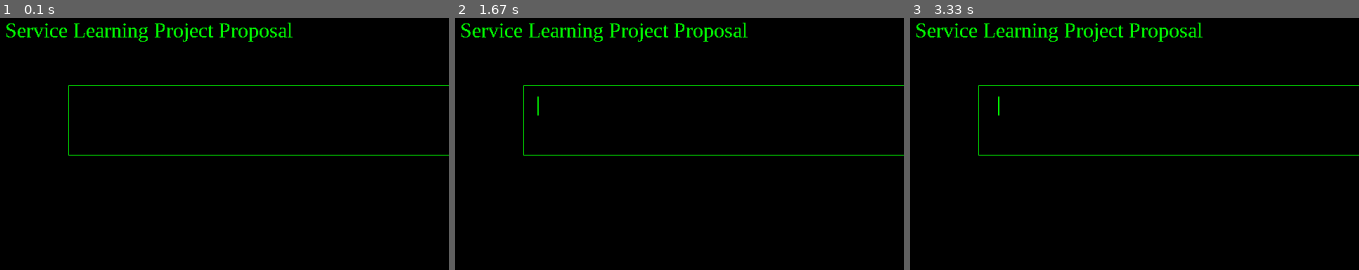
Above: before the commit, frames 1-3 (left to right).
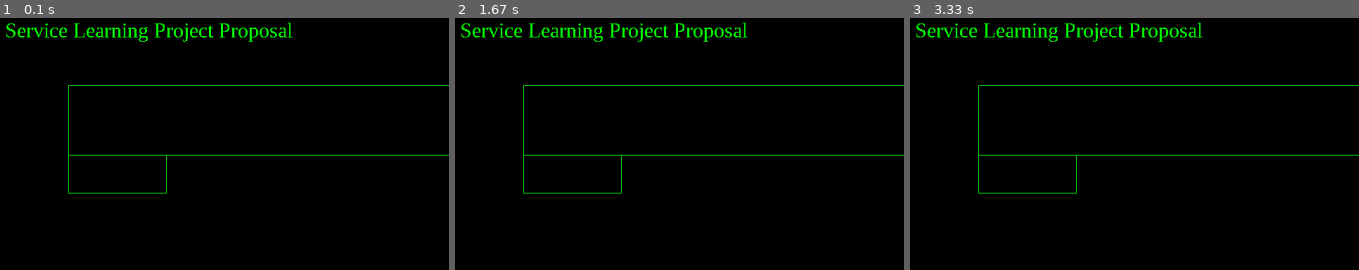
Above: after the commit, the same moments.

Repository: CSA-JDM/In-Memoriam-V2.0
Game: pygame game, started from Service Learning Project Proposal.py
Two runs of this game, one before a commit and one after it. Both use one fixed random seed, a clock stepped at 60 frames per second and the inputs below.
Inputs (mouse positions are % of the whole screen's width and height, from its top left):
- Up to frame 1 (0.1 s): no input
- Up to frame 2 (1.67 s): tap Space at 0.33 s; press the mouse at (24, 81) at 0.7 s; move the mouse to (20, 77) at 0.8 s; release the mouse at (16, 74) at 0.93 s
- Up to frame 3 (3.33 s): tap Space at 3.27 s
The pictures show only the part of the screen within x 0-50%, y 0-50%; the shares and areas given below are measured in that part.

The runs differ from the first frame. In frame 1, 0.2% of the frame differs, in the area x 15-38%, y 54-70%; in frame 2, 0.3%, in the area x 15-38%, y 30-70%; in frame 3, 0.3%.

Commit message:
Selector System
Made a fully functional selecting system that recognizes both tab and clicks.

Diff:
--- a/Service Learning Project Proposal.py
+++ b/Service Learning Project Proposal.py
@@ -32,8 +32,8 @@
         channel_1 = pygame.mixer.Channel(0)
         channel_2 = pygame.mixer.Channel(1)
         channels = [channel_1, channel_2]
-        channel_sound = {channel_1: "",
-                         channel_2: ""}
+        channel_sound = {channel_1: None,
+                         channel_2: None}
         joyner_lucas___im_sorry = pygame.mixer.Sound("music\Joyner_Lucas_-_I'm_Sorry.wav")
         the_fray_x_ddlc___how_to_save_sayoris_life = pygame.mixer.Sound(
             "music\The_Fray_X_DDLC_-_How_to_Save_Sayori's_Life.wav")
@@ -50,14 +50,25 @@
         s_times_clicked = "000000000000000"
         typed_rect = pygame.Rect([100, 100], [1000, 100])
         typed_pos = typed_rect[0] + 10, typed_rect[1] + 10
-        typed = Text(tnr_30, typed_pos, screen)
+        typed = Text(tnr_30, typed_pos, screen, typed_rect)
+        special_input_rect = pygame.Rect([100, 199], [140, 55])
+        special_input_pos = special_input_rect[0] + 10, special_input_rect[1] + 5
+        special_input = Text(tnr_30, special_input_pos, screen, special_input_rect)
+        text_objects = [typed, special_input]
+        background_rect = [True, screen.get_rect()]
+        selected_region = {
+            f"{typed_rect}": [False, typed_rect, 1],
+            f"{special_input_rect}": [False, special_input_rect, 2]
+        }
 
         while not done:
             for event in pygame.event.get():
+                current_position = pygame.mouse.get_pos()
                 if event.type == pygame.QUIT:
                     done = True
                 elif event.type == pygame.USEREVENT + 1:
                     typed.selector()
+                    special_input.selector()
                 elif event.type == pygame.KEYDOWN:
                     pressed_key = pygame.key.name(event.key)
                     mods = pygame.key.get_mods()
@@ -72,13 +83,34 @@
                             if full_screen is False:
                                 pygame.display.set_mode(monitor_size, pygame.FULLSCREEN)
                                 full_screen = True
-                    elif pressed_key == "1":
-                        audio.check_channel(mods, joyner_lucas___im_sorry)
-                    elif pressed_key == "2":
-                        audio.check_channel(mods, the_fray_x_ddlc___how_to_save_sayoris_life)
                     elif pressed_key == "tab":
-                        pass  # Hoping to make tab a 'selector' key of sorts
-                    typed.check_typed(pressed_key, mods)
+                        if background_rect[0] is True:
+                            background_rect[0] = False
+                            for object_ in selected_region:
+                                if selected_region[object_][2] == 1:
+                                    selected_region[object_][0] = True
+                        else:
+                            for object_ in selected_region:
+                                if selected_region[object_][0] is True:
+                                    selected_region[object_][0] = False
+                                    total_regions = len(selected_region.keys())
+                                    for object__ in selected_region:
+                                        if selected_region[object__][2] == selected_region[object_][2] + 1:
+                                            selected_region[object__][0] = True
+                                            break
+                                        else:
+                                            total_regions -= 1
+                                    if total_regions == 0:
+                                        background_rect[0] = True
+                                    break
+                    if background_rect[0] is True:
+                        if pressed_key == "1":
+                            audio.check_channel(mods, joyner_lucas___im_sorry)
+                        elif pressed_key == "2":
+                            audio.check_channel(mods, the_fray_x_ddlc___how_to_save_sayoris_life)
+                    for object_ in text_objects:
+                        if selected_region[f"{object_.rect}"][0] is True:
+                            object_.check_typed(pressed_key, mods)
                 elif event.type == pygame.KEYUP:
                     pressed_key = pygame.key.name(event.key)
                     mods = pygame.key.get_mods()
@@ -90,8 +122,16 @@
                         s_times_clicked = str(times_clicked)
                     while len(s_times_clicked) != 15:
                         s_times_clicked = "0" + s_times_clicked
+
+                    for object_ in selected_region:
+                        if selected_region[object_][1].collidepoint(current_position[0], current_position[1]):
+                            background_rect[0] = False
+                            selected_region[object_][0] = True
+                        elif not selected_region[object_][1].collidepoint(current_position[0], current_position[1]):
+                            selected_region[object_][0] = False
+
                 elif event.type == pygame.MOUSEBUTTONUP:
-                    pass  # Will most likely be used later
+                    pass  # Will most likely be used later.
 
             s_time = Time().s_time
             clicked_text = tnr_30.render("Clicks: %s" % s_times_clicked, False, colors["green"])
@@ -100,10 +140,15 @@
 
             screen.fill(colors["black"])
             typed.rect_(typed_rect)
+            special_input.rect_(special_input_rect)
             screen.blit(intro_text, [10, 5])
             screen.blit(current_time, [monitor_size[0] * 0.7875, monitor_size[1] * 0.955555556])
             screen.blit(clicked_text, [monitor_size[0] * 0.7875, monitor_size[1] * 0.911111111])
-            typed.text_box()
+            for object_ in text_objects:
+                if selected_region[f"{object_.rect}"][0] is True:
+                    object_.text_box(True)
+                elif selected_region[f"{object_.rect}"][0] is False:
+                    object_.text_box(False)
 
             pygame.display.flip()
             clock.tick(60)
@@ -143,14 +188,14 @@
 
 
 class Text:
-    def __init__(self, font, pos, surface):
+    def __init__(self, font, pos, surface, rect):
         self.pos = pos
         self.font = font
         self.surface = surface
         self.x = self.pos[0]
         self.y = self.pos[1]
         self.selector_state = False
-        self.rect = None
+        self.rect = pygame.draw.rect(self.surface, colors["green"], rect, 1)
         self.key = None
         self.mods = None
         self.given_string = ""
@@ -200,7 +245,7 @@
     def rect_(self, typed_rect):
         self.rect = pygame.draw.rect(self.surface, colors["green"], typed_rect, 1)
 
-    def text_box(self):
+    def text_box(self, selected):
         to_blit = {}
         self.x = self.pos[0]
         self.y = self.pos[1]
@@ -254,9 +299,10 @@
                     self.rect[1] < to_blit[l][0][1] < self.rect[1] + self.rect[3]:
                 self.surface.blit(l, to_blit[l][0])
 
-        if self.selector_state is True:
-            rendered_selector = self.font.render("|", False, colors["green"])
-            self.surface.blit(rendered_selector, [self.x, self.y])
+        if selected is True:
+            if self.selector_state is True:
+                rendered_selector = self.font.render("|", False, colors["green"])
+                self.surface.blit(rendered_selector, [self.x, self.y])
 
     def selector(self):
         if self.selector_state is False:
